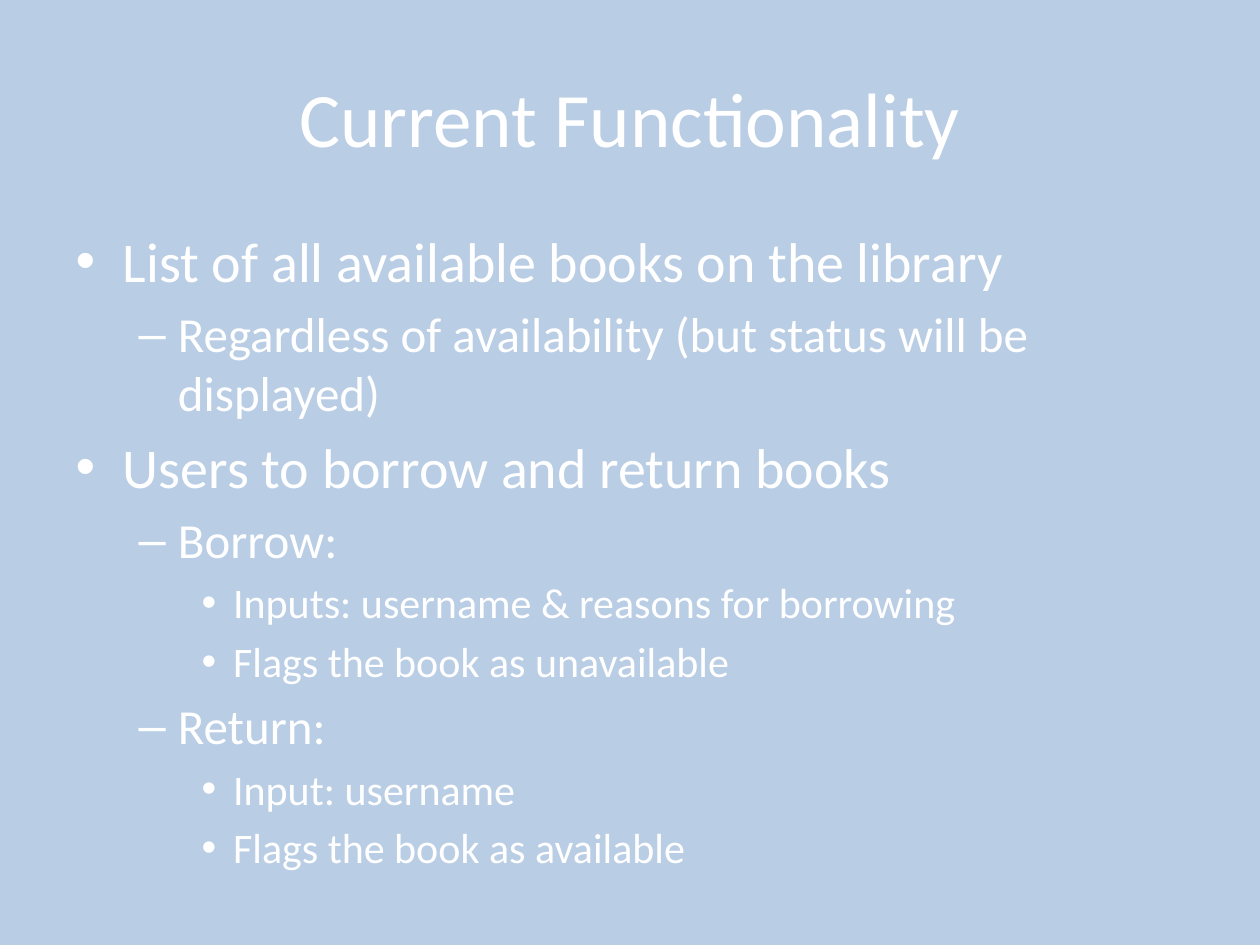
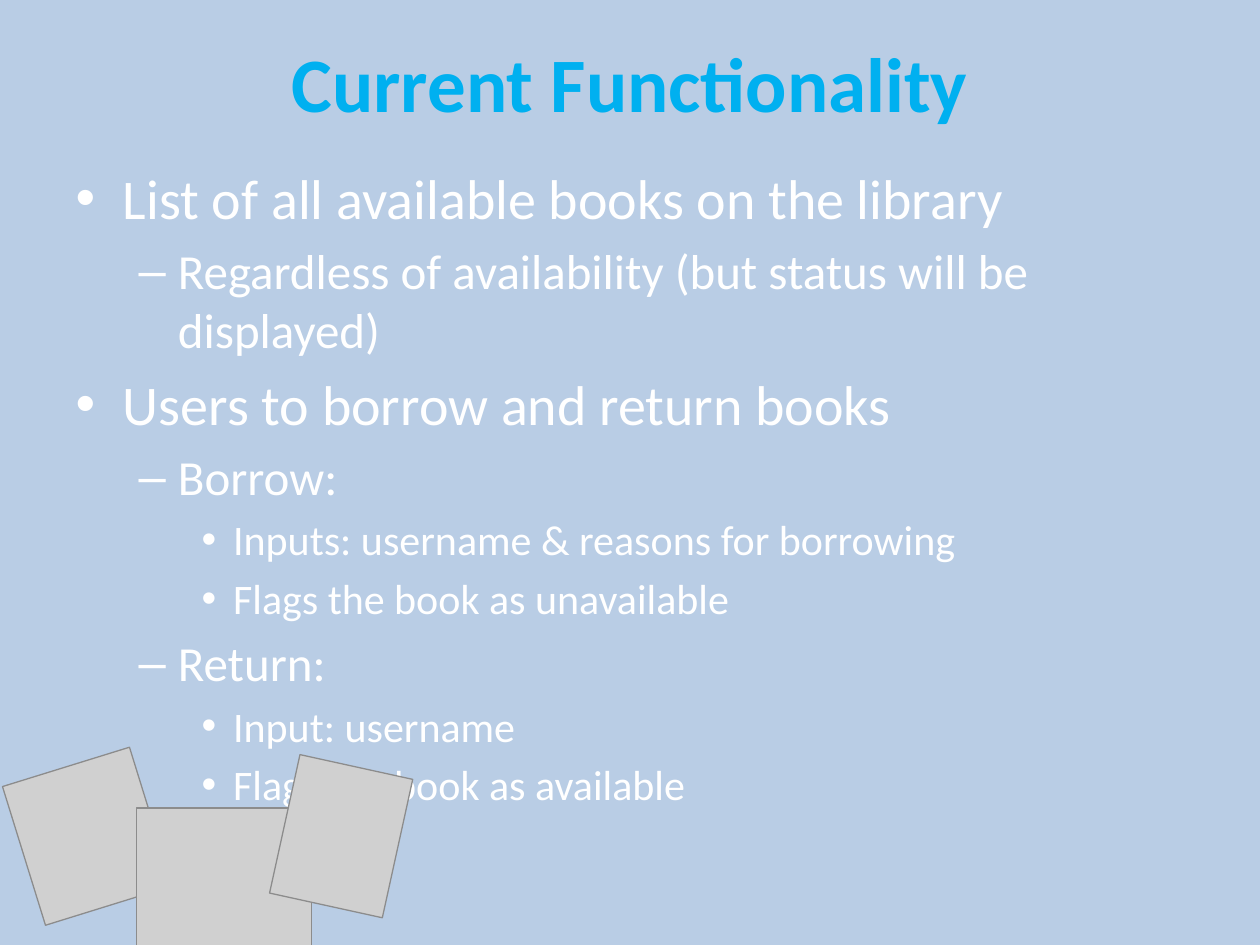
Before and after one commit to mockingjas/OWL, a slide deck: slide 2 of OWL.pptx. Drawn at 1260x945 pixels with LibreOffice and Linux fonts; fonts in the diff are those of the drawing; grey boxes stand for pictures. Boxes give left, top, right and bottom in pixels: in the first picture for what was removed or moved away, otherwise in the second. Text is boxed around its words. In the diff, an @@ line names an element or a change of style, - is before the commit and + after.

Commit message:
Final Presentation

```diff
--- a/OWL.pptx
+++ b/OWL.pptx
@@ title "Current Functionality": place and size @@
-title "Current Functionality" at bbox=[299, 94, 959, 159]
+title "Current Functionality" at bbox=[291, 58, 967, 124]
@@ title "Current Functionality" at bbox=[291, 58, 967, 124]: text colour #FFFFFF to #00B0F0, bold on @@
@@ text "List of all available books ...": place and size @@
-text "List of all available books ..." at bbox=[123, 243, 1028, 863]
+text "List of all available books ..." at bbox=[123, 180, 1028, 800]
@@ picture added at bbox=[3, 747, 173, 925] @@
@@ picture added at bbox=[270, 754, 413, 917] @@
@@ picture added at bbox=[136, 808, 311, 945] @@
```
Also in this commit, not shown: 2 other slides changed, 3 slides added.
